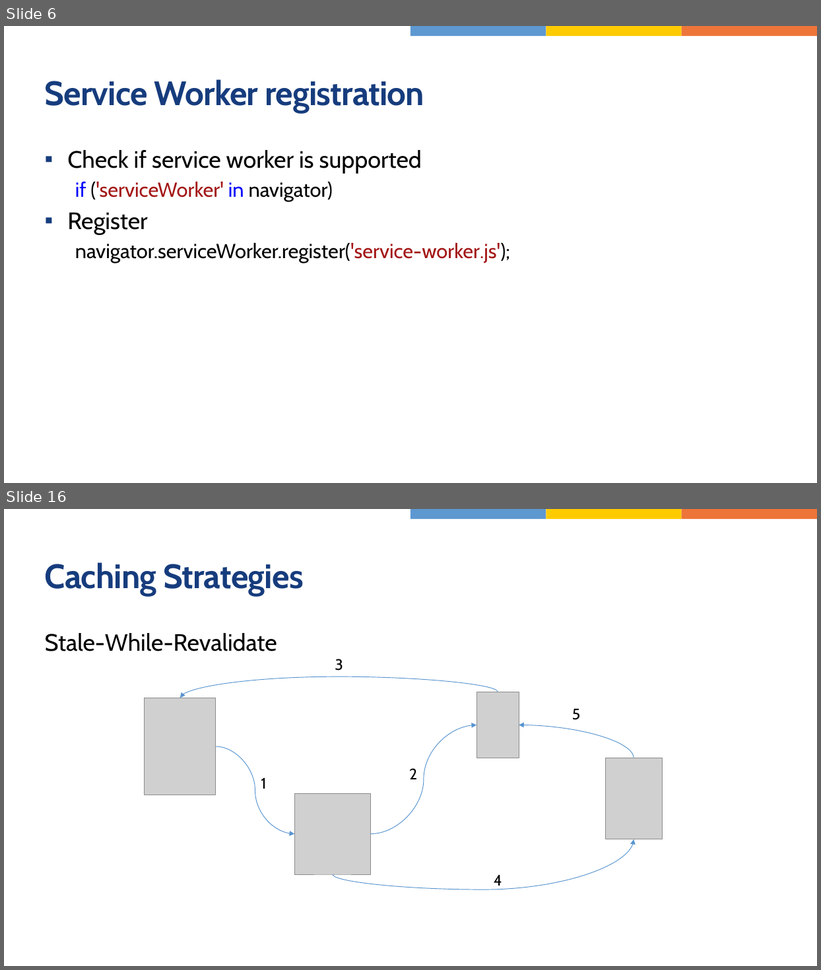
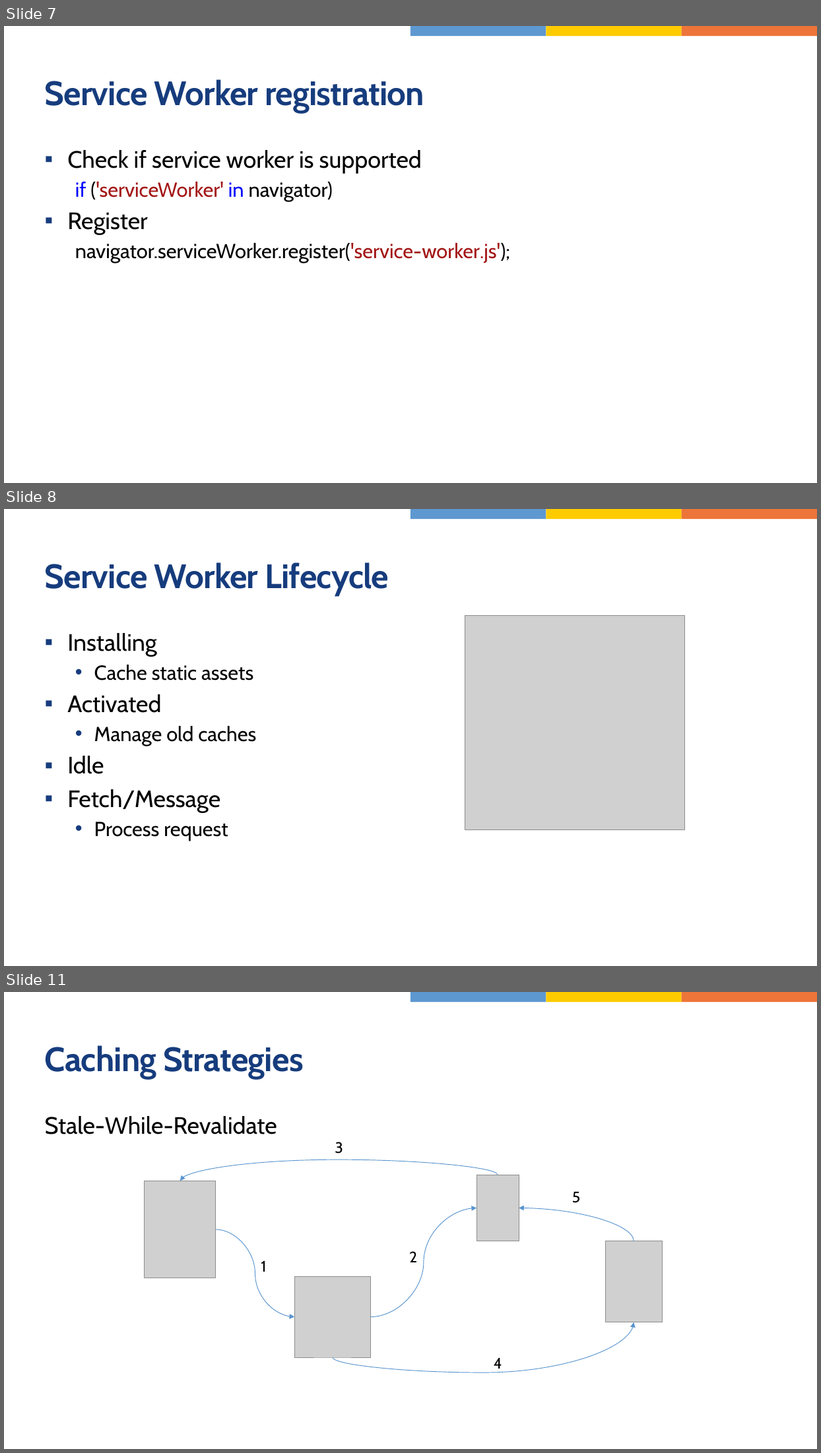
Before and after one commit to jasho/wug-blazor-pwa, a slide deck: WUG-Blazor-PWA.pptx. Shown one above the other, each under a label of ours: slides 6 and 16 before the commit, slides 7, 8 and 11 after it; the slides between them are not shown. The pictures are 821x970 and 821x1453 pixels, drawn with LibreOffice and Linux fonts; fonts in the diff are those of the drawing; grey boxes stand for pictures. Boxes give left, top, right and bottom in pixels: in the first picture for what was removed or moved away, otherwise in the second. Text is boxed around its words. In the diff, an @@ line names an element or a change of style, - is before the commit and + after.

Commit message:
Modified service worker to work without workbox. Added offline fallback document and image. Updated presentation.

```diff
--- a/WUG-Blazor-PWA.pptx
+++ b/WUG-Blazor-PWA.pptx
@@ slide 8 added at <box>4,509,817,966</box>, background #FFFFFF; not listed: 3 template elements that a slide beside it also shows @@
@@ title added at <box>45,562,389,595</box>, 40 pt, text #163C7D, bold @@
+Service Worker Lifecycle
@@ picture added at <box>465,616,684,830</box> @@
@@ text added at <box>67,633,256,841</box>, 24 pt, text #000000 @@
+▪ Installing
+  • Cache static assets
+▪ Activated
+  • Manage old caches
+▪ Idle
+▪ Fetch/Message
+  • Process request
@@ what was slide 6 is now slide 7 @@
@@ what was slide 16 is now slide 11 @@
```
Also in this commit, not shown: 3 slides changed, 11 other slides added, 2 slides removed, 4 other files.
